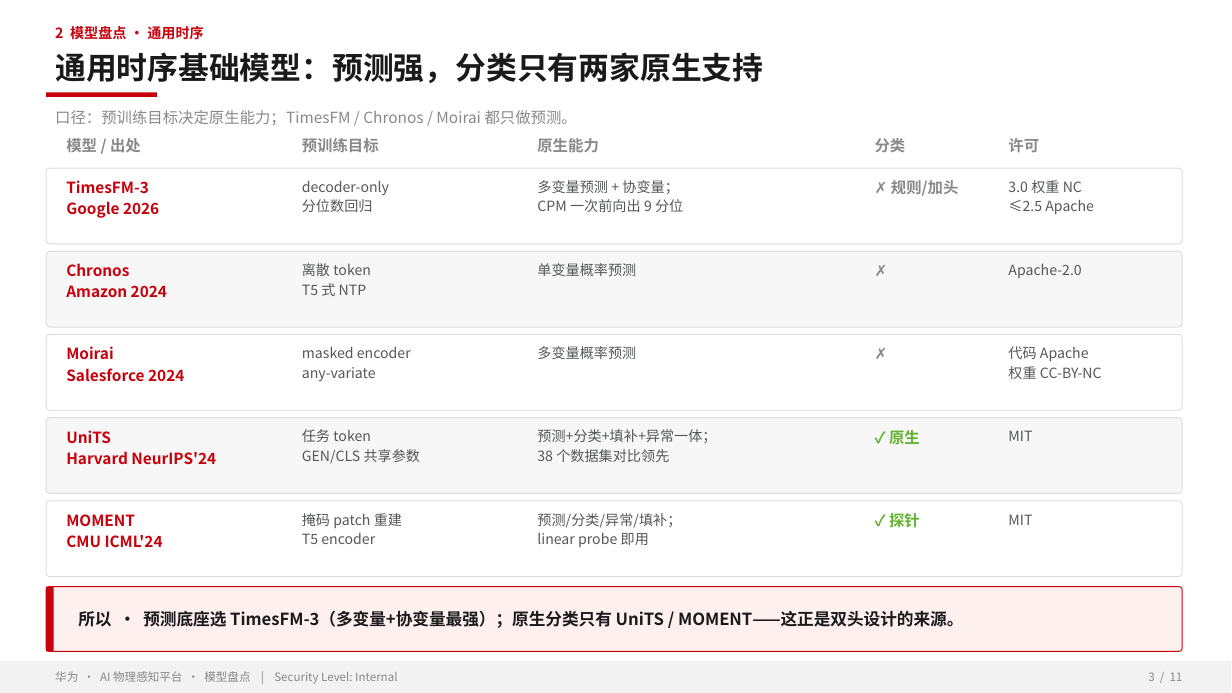
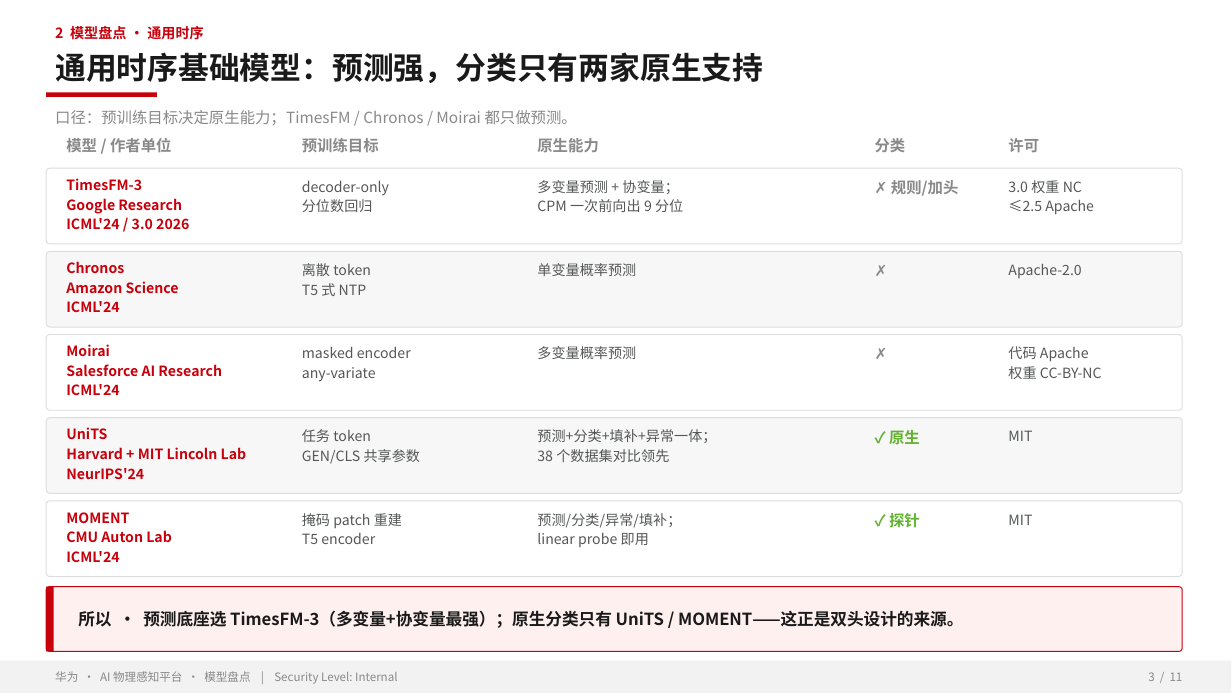
Before and after one commit to zhangrui1123/ai-physical-sensing, a slide deck: slide 3 of AI物理感知平台-华为汇报.pptx. Drawn at 1232x693 pixels with LibreOffice and Linux fonts; fonts in the diff are those of the drawing; background and template pictures are left out. Boxes give left, top, right and bottom in pixels: in the first picture for what was removed or moved away, otherwise in the second. Text is boxed around its words. In the diff, an @@ line names an element or a change of style, - is before the commit and + after.

```diff
--- a/AI物理感知平台-华为汇报.pptx
+++ b/AI物理感知平台-华为汇报.pptx
@@ text at [66, 138, 172, 153]: text changed @@
-模型 / 出处
+模型 / 作者单位
@@ text at [66, 178, 142, 191]: size 12 to 11 pt in "TimesFM-3" @@
@@ text at [66, 198, 189, 230]: text changed; size 12 to 11 pt @@
-Google 2026
+Google Research
+ICML'24 / 3.0 2026
@@ text at [66, 261, 124, 273]: size 12 to 11 pt in "Chronos" @@
@@ text at [66, 281, 179, 312]: text changed; size 12 to 11 pt @@
-Amazon 2024
+Amazon Science
+ICML'24
@@ text at [66, 344, 110, 356]: size 12 to 11 pt in "Moirai" @@
@@ text at [66, 364, 222, 395]: text changed; size 12 to 11 pt @@
-Salesforce 2024
+Salesforce AI Research
+ICML'24
@@ text at [66, 447, 247, 479]: text changed; size 12 to 11 pt @@
-Harvard NeurIPS'24
+Harvard + MIT Lincoln Lab
+NeurIPS'24
@@ text at [66, 427, 107, 439]: size 12 to 11 pt in "UniTS" @@
@@ text at [66, 530, 172, 562]: text changed; size 12 to 11 pt @@
-CMU ICML'24
+CMU Auton Lab
+ICML'24
@@ text at [66, 512, 129, 523]: size 12 to 11 pt in "MOMENT" @@
```
Also in this commit, not shown: 1 other slide changed, 1 other file.
